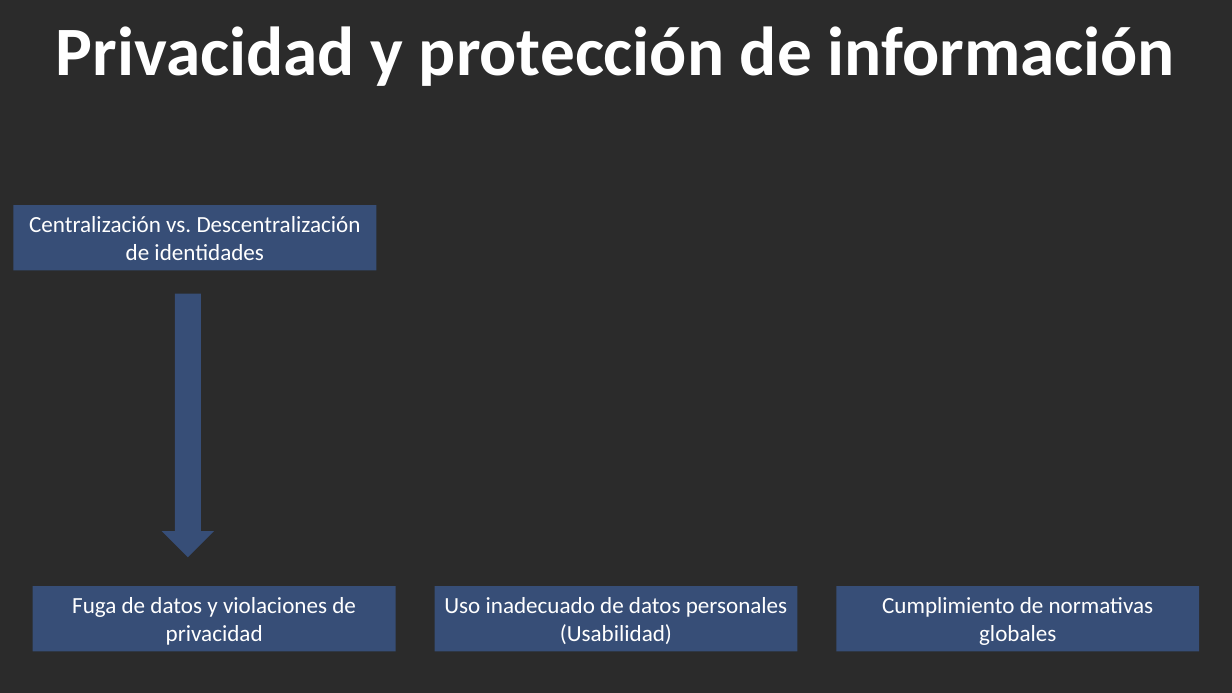
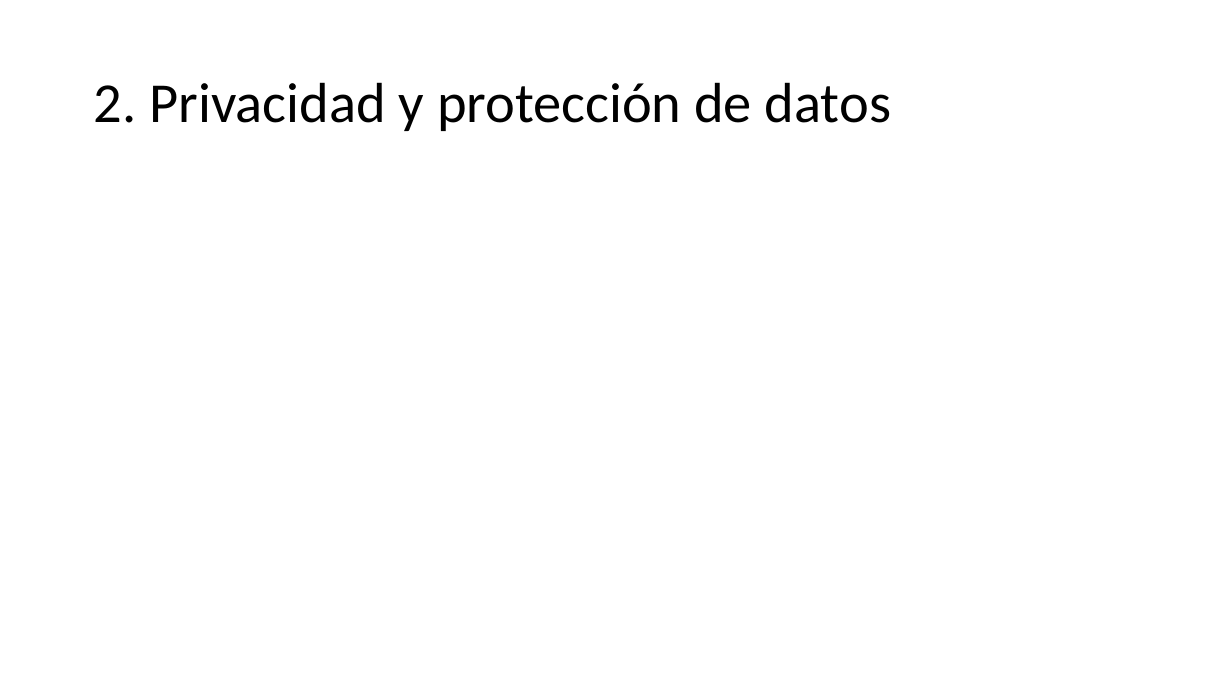
Before and after one commit to jaiderospina/Gesti-n-de-Ciberseguridad_2024_2, a slide deck: slide 4 of Grupo 3/Presentación identidad digital.pptx. Drawn at 1232x693 pixels with LibreOffice and Linux fonts; fonts in the diff are those of the drawing; background and template pictures are left out; a plain dark background stands for a picture behind light text. Boxes give left, top, right and bottom in pixels: in the first picture for what was removed or moved away, otherwise in the second. Text is boxed around its words. In the diff, an @@ line names an element or a change of style, - is before the commit and + after.

Commit message:
Se adicionan los temas Tendencias emergentes en la identidad digital y blockchain

```diff
--- a/Grupo 3/Presentación identidad digital.pptx
+++ b/Grupo 3/Presentación identidad digital.pptx
@@ background picture (left out) to #FFFFFF @@
@@ title "2. Privacidad y protección de ..." at [94,82,891,131]: vertical alignment top to middle @@
@@ title at [94,82,891,131]: text changed; size 54 to 44 pt; text colour #FFFFFF to #000000; bold off @@
-Privacidad y protección de información
+2. Privacidad y protección de datos
@@ rectangle removed at [14,205,377,271] @@
-Centralización vs. Descentralización de identidades
@@ down arrow removed at [162,294,214,557] @@
@@ rectangle removed at [32,586,396,652] @@
-Fuga de datos y violaciones de privacidad
@@ rectangle removed at [434,586,798,652] @@
-Uso inadecuado de datos personales
-(Usabilidad)
@@ rectangle removed at [836,586,1200,652] @@
-Cumplimiento de normativas globales
```
Also in this commit, not shown: 4 other slides changed, 1 slide added, 1 slide removed.
